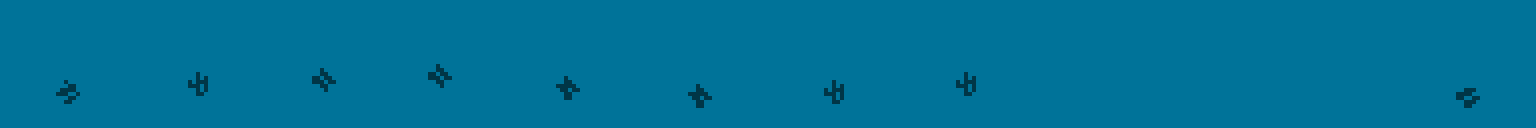
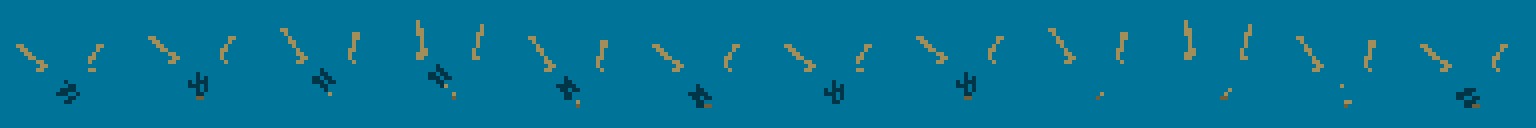
Layered file, before and after one edit (1536 x 128). Changes by layer:
added layer "PAINT FIXER" above "R F" over [16, 20, 1508, 108]
